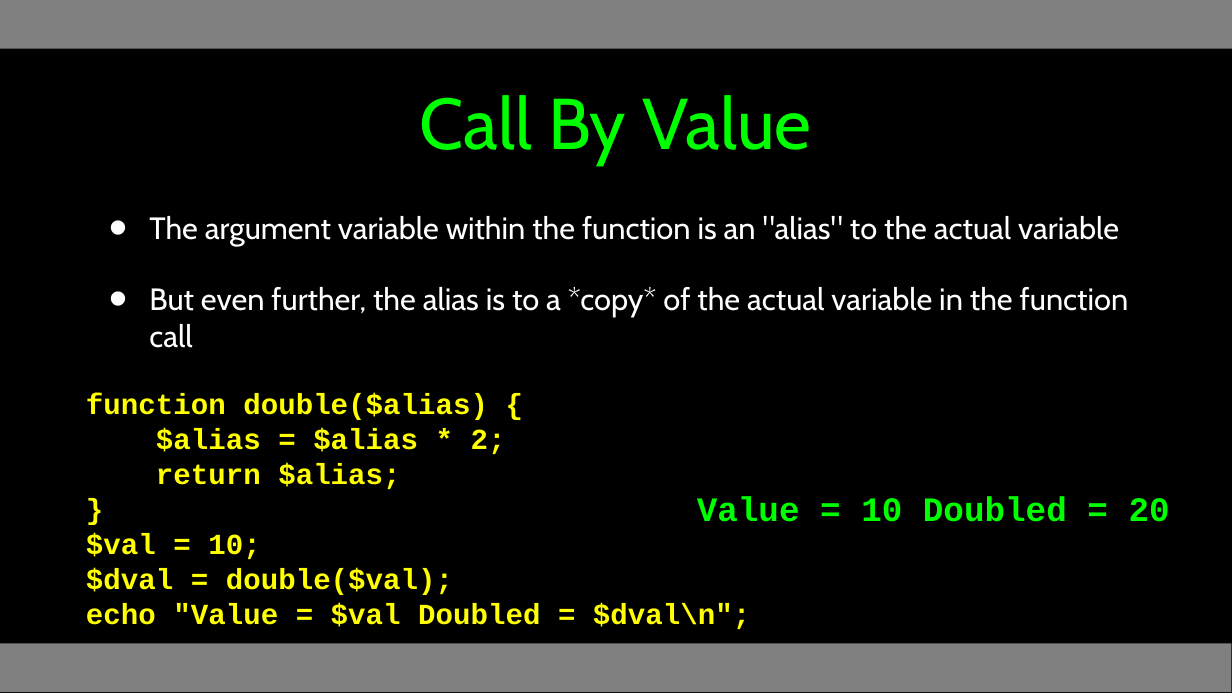
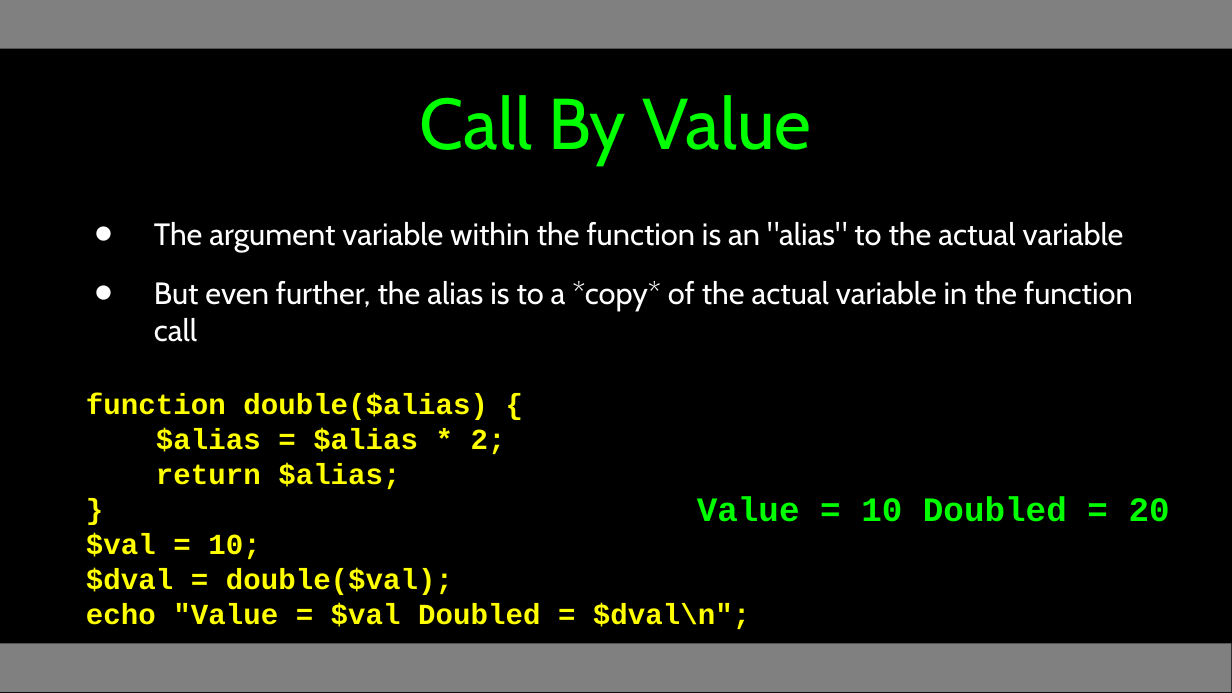
Before and after one commit to csev/wa4e, a slide deck: slide 16 of lectures/PHP-05-Functions.ppt. Drawn at 1232x693 pixels with LibreOffice and Linux fonts; fonts in the diff are those of the drawing. Boxes give left, top, right and bottom in pixels: in the first picture for what was removed or moved away, otherwise in the second. Text is boxed around its words. In the diff, an @@ line names an element or a change of style, - is before the commit and + after.

```diff
--- a/lectures/PHP-05-Functions.ppt
+++ b/lectures/PHP-05-Functions.ppt
@@ text "The argument variable within the ..." at bbox=[154, 222, 1133, 342]: indent changed; less space between paragraphs @@
```
Also in this commit, not shown: 14 other slides changed, 10 other files.
